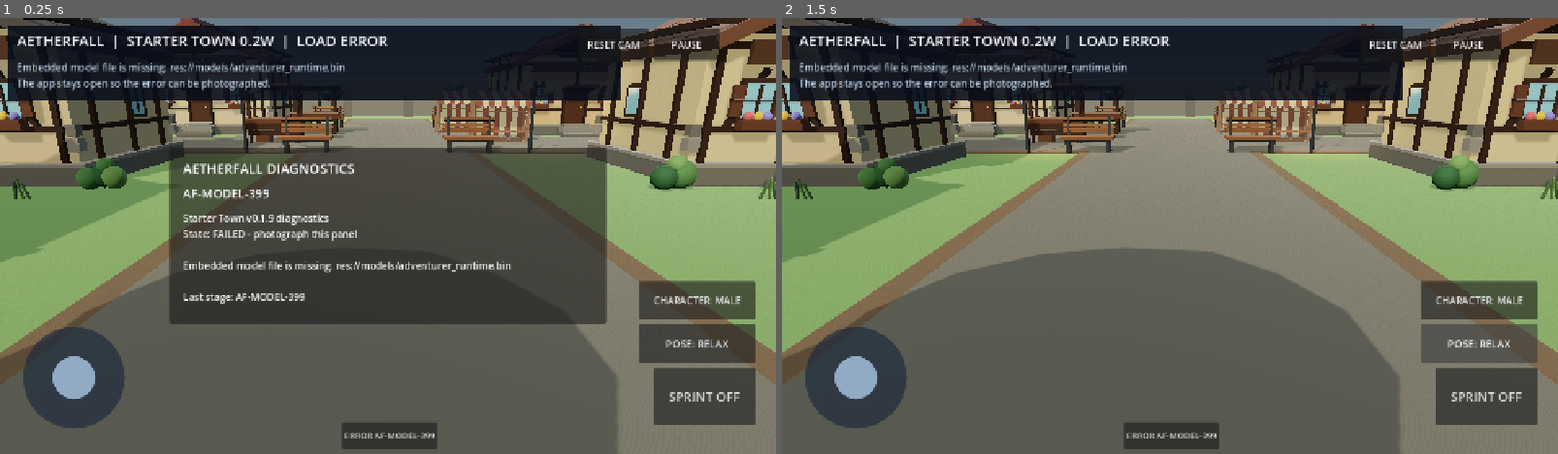
Above: before the commit, frames 1-2 (left to right).
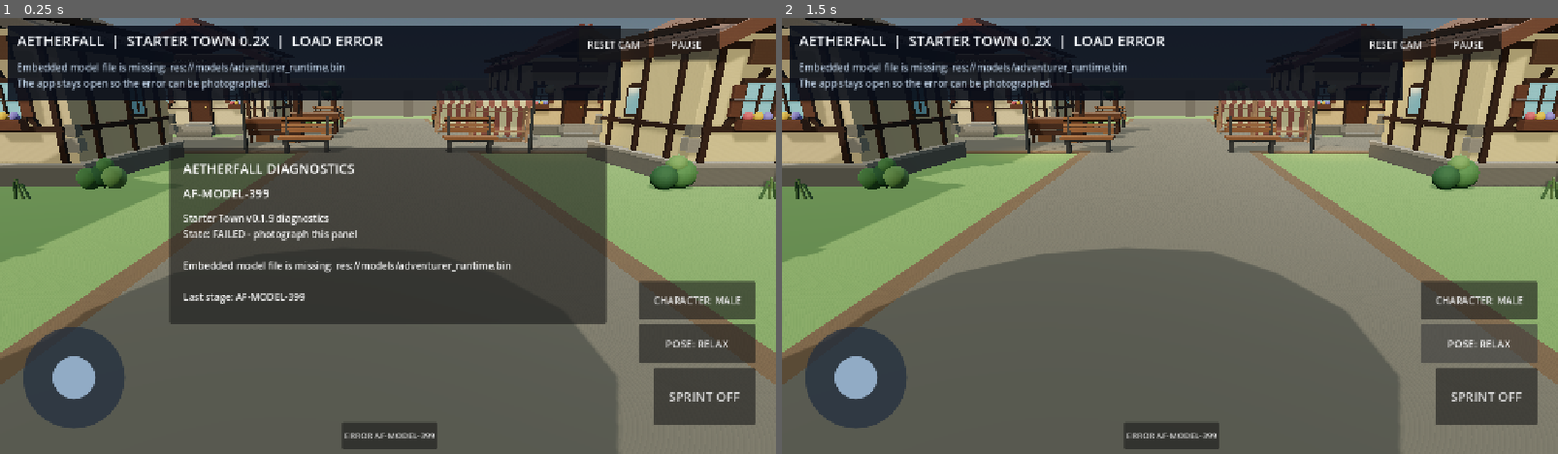
Above: after the commit, the same moments.

Repository: demetrecerrone-star/Aetherfall
Game: Godot game, scene res://starter_town.tscn
Two runs of this game, one before a commit and one after it. Both use one fixed random seed, a clock stepped at 60 frames per second and the inputs below.
Inputs:
- Up to frame 1 (0.25 s): no input
- Up to frame 2 (1.5 s): click "ERROR AF-MODEL-399" at 0.5 s; click "POSE: RELAX" at 1.25 s

The runs differ from the first frame. In frame 1, 0.3% of the frame differs, in the area x 33-50%, y 4-8%; in frame 2, 0.3%.

Commit message:
Wire optimized Quaternius scenery archive into Starter Town Android build and add import validation

Diff:
--- a/cleanroom/scenery_replacements.gd
+++ b/cleanroom/scenery_replacements.gd
@@ -50,11 +50,17 @@
     var fit_y := desired_size.y / maxf(bounds.size.y, 0.01)
     var fit_z := desired_size.z / maxf(bounds.size.z, 0.01)
     var uniform_scale := minf(fit_x, minf(fit_y, fit_z))
-    model.scale = Vector3.ONE * uniform_scale
+    var fitted_scale := Vector3.ONE * uniform_scale
+    # Larger medieval structures must fill their existing collision footprint.
+    # Preserve exact vertical target and horizontal width/depth so doors and
+    # corners do not appear metres behind invisible primitive blockers.
+    if asset.begins_with("House_") or asset == "Inn" or asset == "Blacksmith":
+        fitted_scale = Vector3(fit_x, fit_y, fit_z)
+    model.scale = fitted_scale
     model.position = Vector3(
-        -(bounds.position.x + bounds.size.x * 0.5) * uniform_scale,
-        -bounds.position.y * uniform_scale,
-        -(bounds.position.z + bounds.size.z * 0.5) * uniform_scale
+        -(bounds.position.x + bounds.size.x * 0.5) * fitted_scale.x,
+        -bounds.position.y * fitted_scale.y,
+        -(bounds.position.z + bounds.size.z * 0.5) * fitted_scale.z
     )
 
     # Preserve original mesh nodes for QA and safe fallback. Physics blockers
--- a/cleanroom/starter_town.gd
+++ b/cleanroom/starter_town.gd
@@ -1284,7 +1284,7 @@
 
 func _set_status(title: String, detail: String) -> void:
     if _status != null:
-        _status.text = "AETHERFALL  |  STARTER TOWN 0.2W  |  " + title
+        _status.text = "AETHERFALL  |  STARTER TOWN 0.2X  |  " + title
     if _detail != null:
         _detail.text = detail
 
--- /dev/null
+++ b/cleanroom/tests/scenery_asset_test.gd
@@ -0,0 +1,33 @@
+extends SceneTree
+## Tests the real imported replacements before an Android APK is exported.
+const MODELS := [
+    "House_1", "House_2", "House_3", "House_4", "Inn", "Blacksmith",
+    "MarketStand_1", "MarketStand_2", "Stall_Empty", "Barrel",
+    "Crate_Wooden", "FarmCrate_Apple", "Anvil", "Lantern_Wall",
+    "BirchTree_1", "MapleTree_1", "Bush", "Bush_Large", "Bush_Flowers",
+    "Grass_Small"
+]
+
+func _initialize() -> void:
+    call_deferred("_run")
+
+func _run() -> void:
+    for asset in MODELS:
+        var path := "res://models/scenery/" + String(asset) + ".glb"
+        if not ResourceLoader.exists(path):
+            push_error("AETHERFALL_SCENERY_FAIL: Missing " + path)
+            quit(1)
+            return
+        var imported := load(path) as PackedScene
+        if imported == null:
+            push_error("AETHERFALL_SCENERY_FAIL: Import failed for " + path)
+            quit(1)
+            return
+        var model := imported.instantiate()
+        if not (model is Node3D):
+            push_error("AETHERFALL_SCENERY_FAIL: Not a 3D scene: " + path)
+            quit(1)
+            return
+        model.free()
+    print("AETHERFALL_SCENERY_ASSETS_OK: 20 imported game-ready models")
+    quit(0)
Not shown, changed: .github/workflows/starter-town-android.yml
Not shown, added: docs/SCENERY_INTEGRATION.md
